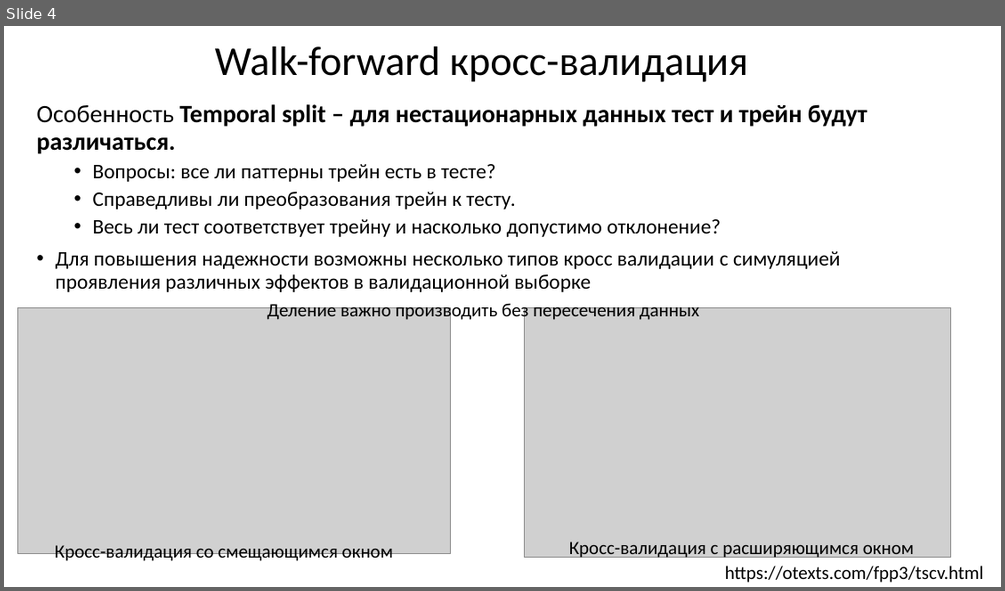
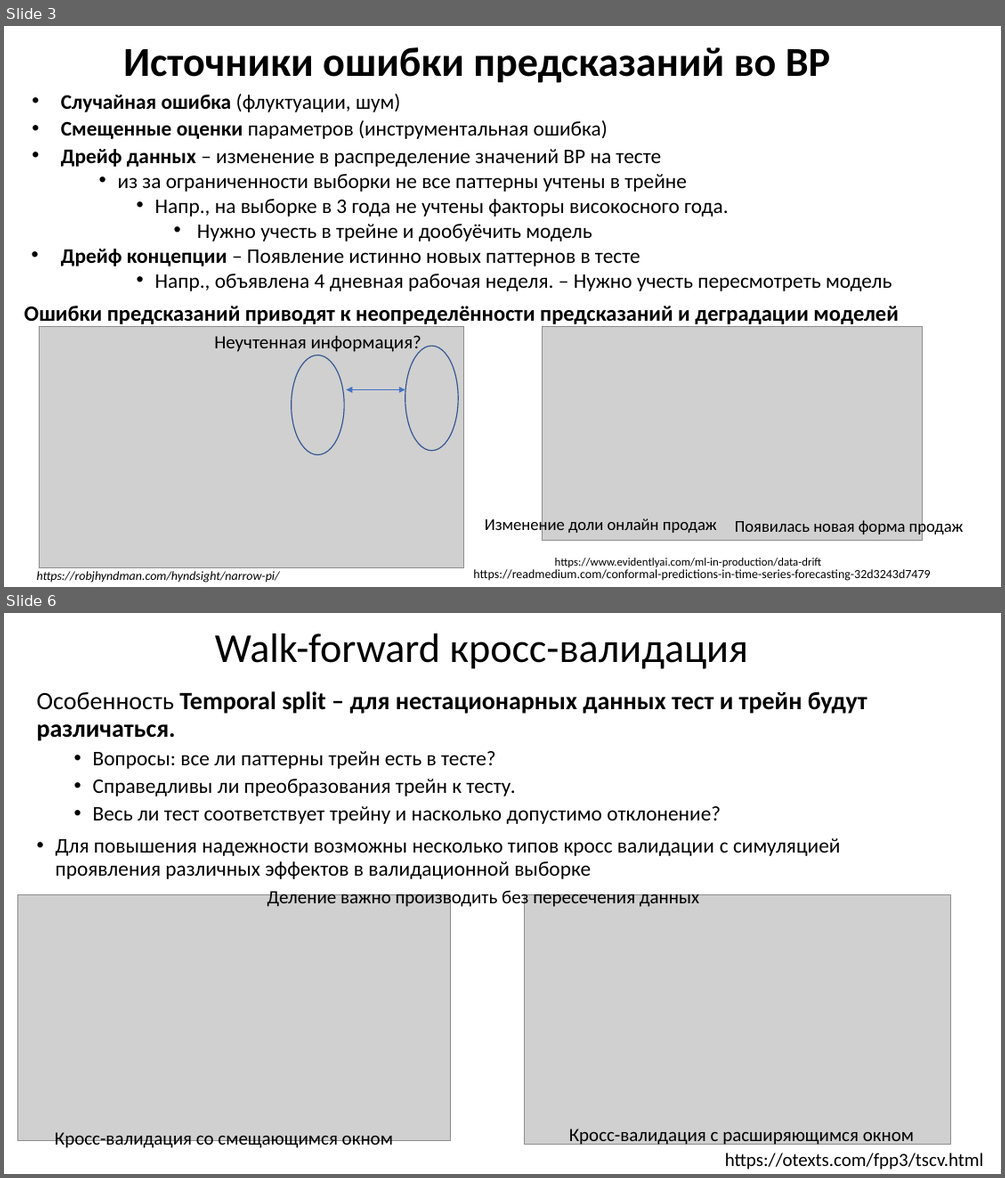
Before and after one commit to MVRonkin/TimeSeriesCourse, a slide deck: 2025/04-2 Оценка качества предсказаний ВР.pptx. Shown one above the other, each under a label of ours: slide 4 before the commit, slides 3 and 6 after it; the slides between them are not shown. The pictures are 1005x591 and 1005x1178 pixels, drawn with LibreOffice and Linux fonts; fonts in the diff are those of the drawing; grey boxes stand for pictures. Boxes give left, top, right and bottom in pixels: in the first picture for what was removed or moved away, otherwise in the second. Text is boxed around its words. In the diff, an @@ line names an element or a change of style, - is before the commit and + after.

```diff
--- a/2025/04-2 Оценка качества предсказаний ВР.pptx
+++ b/2025/04-2 Оценка качества предсказаний ВР.pptx
@@ slide 3 added at <box>4,26,1001,587</box>, background #FFFFFF @@
@@ title added at <box>123,47,830,83</box>, 39.6 pt, text #000000, bold @@
+Источники ошибки предсказаний во ВР
@@ text added at <box>24,94,898,324</box>, 20 pt, text #000000 @@
+  • Случайная ошибка (флуктуации, шум)
+  • Смещенные оценки параметров (инструментальная ошибка)
+  • Дрейф данных – изменение в распределение значений ВР на тесте
+    • из за ограниченности выборки не все паттерны учтены в трейне
+      • Напр., на выборке в 3 года не учтены факторы високосного года.
+        • Нужно учесть в трейне и дообуёчить модель
+  • Дрейф концепции – Появление истинно новых паттернов в тесте
+      • Напр., объявлена 4 дневная рабочая неделя. – Нужно учесть пересмотреть модель
+Ошибки предсказаний приводят к неопределённости предсказаний и деградации моделей
@@ picture added at <box>39,327,464,568</box> @@
@@ text added at <box>214,335,421,354</box>, 18 pt, text #000000 @@
+Неучтенная информация?
@@ ellipse added at <box>405,346,459,450</box>, outline #325491 1 pt @@
@@ picture added at <box>542,327,922,540</box> @@
@@ ellipse added at <box>291,355,344,454</box>, outline #325491 1 pt @@
@@ double arrow added from (347, 389) to (405, 389), #4472C4 0.5 pt @@
@@ text added at <box>485,516,717,535</box>, 16 pt, text #000000 @@
+Изменение доли онлайн продаж
@@ text added at <box>735,518,963,537</box>, 16 pt, text #000000 @@
+Появилась новая форма продаж
@@ text added at <box>555,557,822,567</box>, 11 pt, text #000000 @@
+https://www.evidentlyai.com/ml-in-production/data-drift
@@ text added at <box>37,571,280,582</box>, 12 pt, text #000000, italic @@
+https://robjhyndman.com/hyndsight/narrow-pi/
@@ text added at <box>473,569,930,580</box>, 12 pt, text #000000 @@
+https://readmedium.com/conformal-predictions-in-time-series-forecasting-32d3243d7479
@@ what was slide 4 is now slide 6 @@
```
Also in this commit, not shown: 8 slides changed, 11 other slides added, 1 other file.
